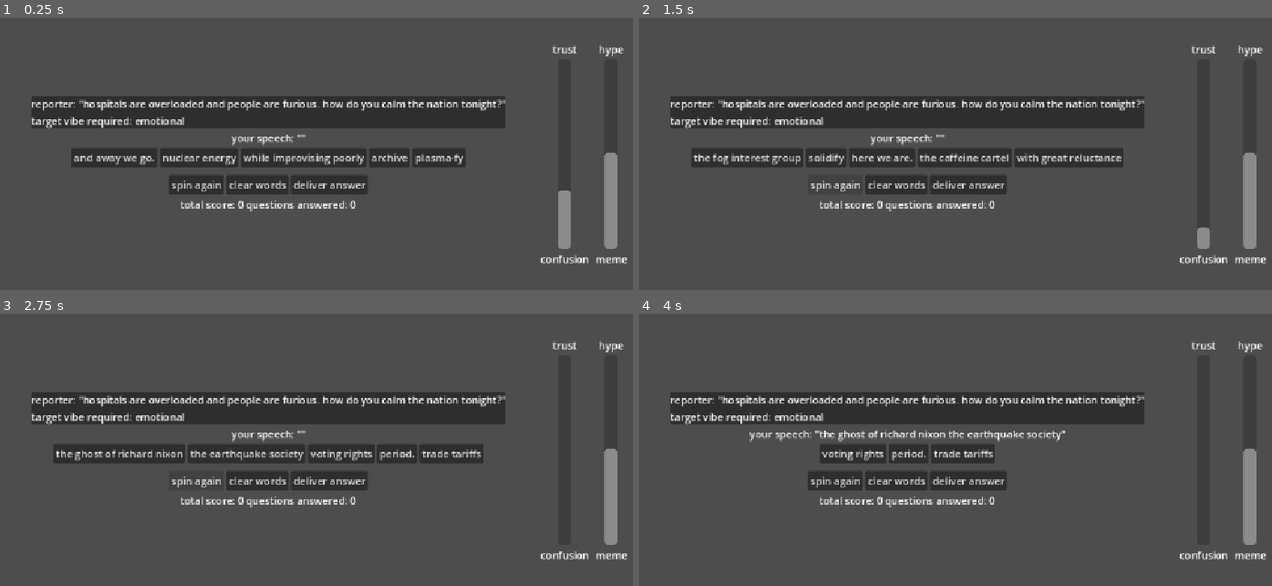
Above: before the commit, frames 1-4 (two rows, left to right).
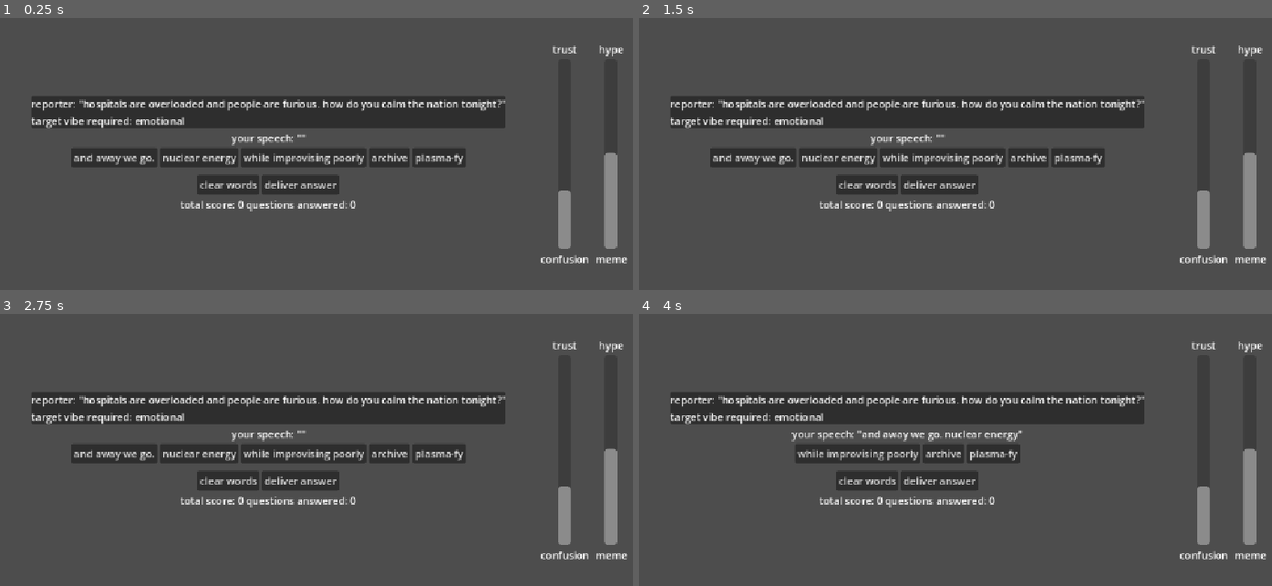
Above: after the commit, the same moments.

Repository: asalhi1/veryseriousgame
Game: Godot game, scene res://scenes/game_ui.tscn
Two runs of this game, one before a commit and one after it. Both use one fixed random seed, a clock stepped at 60 frames per second and the inputs below.
Inputs (mouse positions are in pixels of both pictures, inside the frame that each line leads up to):
- Up to frame 1 (0.25 s): no input
- Up to frame 2 (1.5 s): click (835, 183) at 0.5 s, where only the run before the commit has a clickable "spin again"; click (835, 183) at 1.25 s, where only the run before the commit has a clickable "spin again"
- Up to frame 3 (2.75 s): click (196, 479) at 2 s, where only the run before the commit has a clickable "spin again"
- Up to frame 4 (4 s): click "the ghost of richard nixon" (after the commit: "and away we go.") at 2.75 s; click "the earthquake society" (after the commit: "nuclear energy") at 3.5 s

The runs differ from the first frame. In frame 1, 1.0% of the frame differs, in the area x 26-59%, y 58-65%; in frame 2, 2.6%; in frame 3, 2.7%; in frame 4, 3.2%, in the area x 17-91%, y 42-85%.

Commit message:
basic UI ready

Diff:
--- a/scenes/game_ui.tscn
+++ b/scenes/game_ui.tscn
@@ -177,10 +177,6 @@
 size_flags_horizontal = 4
 size_flags_vertical = 4
 
-[node name="respin_button" type="Button" parent="layout_container/actions_container" unique_id=877778658]
-layout_mode = 2
-text = "spin again"
-
 [node name="clear_button" type="Button" parent="layout_container/actions_container" unique_id=1751212860]
 layout_mode = 2
 text = "clear words"
--- a/scripts/game_ui.gd
+++ b/scripts/game_ui.gd
@@ -5,7 +5,6 @@
 @onready var question_lbl: Label = $layout_container/question_panel/question_vbox/question_text_label
 @onready var tone_lbl: Label = $layout_container/question_panel/question_vbox/question_tone_label
 @onready var preview_lbl: Label = $layout_container/speech_preview_label
-@onready var spin_btn: Button = $layout_container/actions_container/respin_button
 @onready var submit_btn: Button = $layout_container/actions_container/submit_button
 @onready var clear_btn: Button = $layout_container/actions_container/clear_button
 @onready var continue_btn: Button = $feedback_panel/feedback_vbox/continue_button
@@ -29,11 +28,11 @@
 
 func _ready():
   for i in range(hand_buttons.size()):
-    hand_buttons[i].pressed.connect(func(): _on_card_selected(i))
+    hand_buttons[i].pressed.connect(_on_card_selected.bind(i))
+    hand_buttons[i].gui_input.connect(_on_card_gui_input.bind(i))
 
   clear_btn.pressed.connect(_on_clear_pressed)
   submit_btn.pressed.connect(_on_submit_pressed)
-  spin_btn.pressed.connect(_on_respin_pressed)
   continue_btn.pressed.connect(_on_continue_pressed)
 
   GameManager._start_new_round()
@@ -58,10 +57,12 @@
   feedback_panel.visible = GameManager.awaiting_round_continue
   meters_container.visible = not GameManager.awaiting_round_continue
   layout_container.visible = not GameManager.awaiting_round_continue
+
   if GameManager.awaiting_round_continue:
     round_score_lbl.text = "round score: " + str(int(round(GameManager.last_round_score)))
     speech_result_lbl.text = "your line: \"" + GameManager.last_round_speech_text + "\""
     tone_match_lbl.text = "tone matches: " + str(GameManager.last_round_tone_matches)
+
     if GameManager.last_round_combo_names.is_empty():
       combo_lbl.text = "combos: none"
     else:
@@ -85,7 +86,6 @@
 
   var lock_inputs = GameManager.awaiting_round_continue
   submit_btn.disabled = lock_inputs
-  spin_btn.disabled = lock_inputs
   clear_btn.disabled = lock_inputs
 
   trust_meter.value = GameManager.trust_vs_confusion
@@ -95,9 +95,10 @@
   GameManager._pick_word_from_hand(index)
   _update_ui_display()
 
-func _on_respin_pressed():
-  GameManager.spin_again()
-  _update_ui_display()
+func _on_card_gui_input(event: InputEvent, index: int):
+  if event is InputEventMouseButton and event.button_index == MOUSE_BUTTON_RIGHT and event.pressed:
+    GameManager.spin_card_at_index(index)
+    _update_ui_display()
 
 func _on_clear_pressed():
   GameManager.selected_speech_line.clear()
--- a/scripts/gamemanager.gd
+++ b/scripts/gamemanager.gd
@@ -1,6 +1,4 @@
 extends Node
-
-signal hand_invalid
 
 @export var master_word_bank: Array[WordData] = []
 @export var master_question_bank: Array[QuestionData] = []
@@ -25,7 +23,7 @@
   load_words_from_json("res://data/words.json")
   load_questions_from_json("res://data/questions.json")
   _ensure_test_input_actions()
-  print("console test controls: enter=start round, 1-5=pick word, e=submit answer (1-5 words), r=spin again, c=clear picks")
+  print("console test controls: enter=start round, 1-5=pick word, e=submit answer (1-5 words), r=spin random card, c=clear picks")
 
 func _process(_delta: float) -> void:
   if Input.is_action_just_pressed("ui_accept"):
@@ -53,9 +51,13 @@
     _evaluate_selected_line()
 
   if Input.is_action_just_pressed("test_spin"):
-    print("manual spin triggered")
-    spin_again()
-    _print_current_hand()
+    if current_hand.is_empty():
+      print("no hand active, press enter to deal")
+    else:
+      var random_index := randi() % current_hand.size()
+      print("manual card spin triggered at slot ", random_index + 1)
+      spin_card_at_index(random_index)
+      _print_current_hand()
 
   if Input.is_action_just_pressed("test_clear"):
     selected_speech_line.clear()
@@ -205,12 +207,6 @@
     return "unknown"
   return String(keys[category_value]).to_lower()
 
-func _find_word_by_text(search_text: String) -> WordData:
-  for word in master_word_bank:
-    if word.text == search_text:
-      return word
-  return null
-
 func load_words_from_json(path: String) -> void:
   if not FileAccess.file_exists(path):
     push_error("json file not found at: ", path)
@@ -292,43 +288,6 @@
 
   print("successfully loaded ", master_question_bank.size(), " questions from json")
 
-# func deal_hand() -> void:
-#   current_hand.clear()
-#   selected_speech_line.clear()
-
-#   var setups: Array[WordData] = []
-#   var bridges: Array[WordData] = []
-#   var punchlines: Array[WordData] = []
-
-#   for word in master_word_bank:
-#     match word.category:
-#       WordData.Category.RHETORICAL, WordData.Category.ACTION:
-#         setups.append(word)
-#       WordData.Category.POLICY, WordData.Category.ABSURD:
-#         bridges.append(word)
-#       WordData.Category.EMOTIONAL, WordData.Category.CLOSER:
-#         punchlines.append(word)
-
-#   if setups.is_empty() or bridges.is_empty() or punchlines.is_empty():
-#     push_error("master word bank is missing categories")
-#     return
-
-#   setups.shuffle()
-#   bridges.shuffle()
-#   punchlines.shuffle()
-
-#   current_hand.append(setups[0])
-#   current_hand.append(setups[1])
-#   current_hand.append(bridges[0])
-#   current_hand.append(bridges[1])
-#   current_hand.append(punchlines[0])
-
-#   current_hand.shuffle()
-
-#   print("new hand dealt")
-#   for i in range(current_hand.size()):
-#     print(str(i) + ": [" + current_hand[i].text + "] type: " + str(current_hand[i].category))
-
 func deal_hand() -> void:
   current_hand.clear()
 
@@ -337,9 +296,6 @@
 
   for i in range(5):
     current_hand.append(shuffled_pool[i])
-
-  if not can_form_sentence(current_hand):
-    emit_signal("hand_invalid")
 
 func can_form_sentence(hand: Array[WordData]) -> bool:
   var setups: Array[WordData] = []
@@ -357,10 +313,45 @@
 
   return not (setups.is_empty() or bridges.is_empty() or punchlines.is_empty())
 
+func _get_random_replacement_for_category(category_value: int) -> WordData:
+  var candidates: Array[WordData] = []
+  for word in master_word_bank:
+    if word.category == category_value and not current_hand.has(word):
+      candidates.append(word)
+
+  if candidates.is_empty():
+    return null
+
+  return candidates[randi() % candidates.size()]
+
+func spin_card_at_index(index: int) -> void:
+  if awaiting_round_continue:
+    print("cannot spin while feedback is open")
+    return
+
+  if index < 0 or index >= current_hand.size():
+    print("invalid card index for spin")
+    return
+
+  var original_word = current_hand[index]
+  var replacement_word = _get_random_replacement_for_category(original_word.category)
+  if replacement_word == null:
+    print("no replacement found for category, cannot spin this card")
+    return
+
+  trust_vs_confusion -= 10
+
+  current_hand[index] = replacement_word
+  selected_speech_line.erase(original_word)
+  print("spun card ", index + 1, " from ", original_word.text, " to ", replacement_word.text)
+
 func spin_again() -> void:
   if awaiting_round_continue:
     print("cannot spin while feedback is open")
     return
+
+  current_hand.clear()
+  selected_speech_line.clear()
 
   trust_vs_confusion -= 10
   deal_hand()
--- a/test.gd
+++ /dev/null
@@ -1,11 +0,0 @@
-extends "res://scripts/gamemanager.gd"
-
-
-# Called when the node enters the scene tree for the first time.
-func _ready() -> void:
-  pass # Replace with function body.
-
-
-# Called every frame. 'delta' is the elapsed time since the previous frame.
-func _process(delta: float) -> void:
-  pass
Not shown, removed: test.gd.uid
